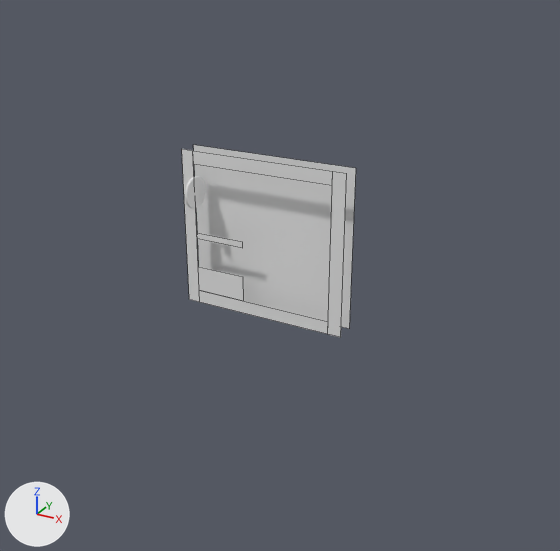
The Blender file development/flash/assets/levels/004/004.blend: old version first, new version second.
Both versions are drawn from a 50 mm lens placed at (25.7, -44.7, 19.1), pointed at (0.7, 0.8, -3.6). The lights are fixed; the arrows at lower left show +X, +Y and +Z. Mesh edges are drawn as thin lines on the coarser meshes.
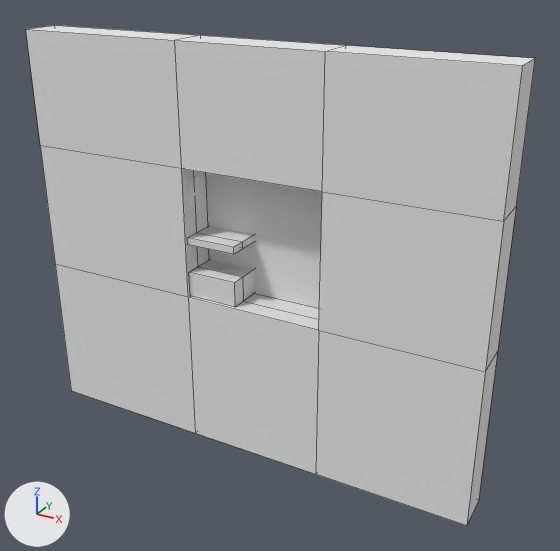
Pixel boxes [x1, y1, x2, y2] of what changed, in the pictures (560 x 551 px):
'Cube', added: after [26, 25, 535, 526]
'Cube.001', added: after [189, 260, 254, 307]
'Cube.002', added: after [187, 226, 254, 254]
'Plane.008', unchanged, covered by the edit: before [328, 171, 347, 337]
'Plane.006', unchanged, covered by the edit: before [193, 151, 333, 186]
'Plane.001', unchanged, covered by the edit: before [199, 290, 328, 334]
'Plane.007', unchanged, covered by the edit: before [182, 149, 200, 302]

The change, as a diff of the scene's bpy script:
```diff
--- a/development/flash/assets/levels/004/004.blend.py
+++ b/development/flash/assets/levels/004/004.blend.py
@@ me_cube @@
+me_cube.from_pydata(...)  # 32 vertices, 32 faces; spans x -18.9..17.1, y -1.5..1.5, z -17.3..13.7
+me_cube.materials.append(mat_purplewalls)  # its picture is missing
@@ me_cube_001 @@
+me_cube_001.from_pydata(...)  # a box spanning x -2.01..2.01, y -1.5..1.5, z -0.99..0.99
+me_cube_001.materials.append(mat_purplewalls)  # its picture is missing
@@ me_cube_002 @@
+me_cube_002.from_pydata(...)  # a box spanning x -2.01..2.01, y -1.5..1.5, z -0.27..0.27
+me_cube_002.materials.append(mat_purplewalls)  # its picture is missing
@@ ob_cube @@
+ob_cube = bpy.data.objects.new('Cube', me_cube)
+ob_cube.location = (-0.49, 0.0, -0.98)
@@ ob_cube_001 @@
+ob_cube_001 = bpy.data.objects.new('Cube.001', me_cube_001)
+ob_cube_001.location = (-3.98, 0.24, -4.97)
@@ ob_cube_002 @@
+ob_cube_002 = bpy.data.objects.new('Cube.002', me_cube_002)
+ob_cube_002.location = (-3.98, 0.24, -1.5)
```
